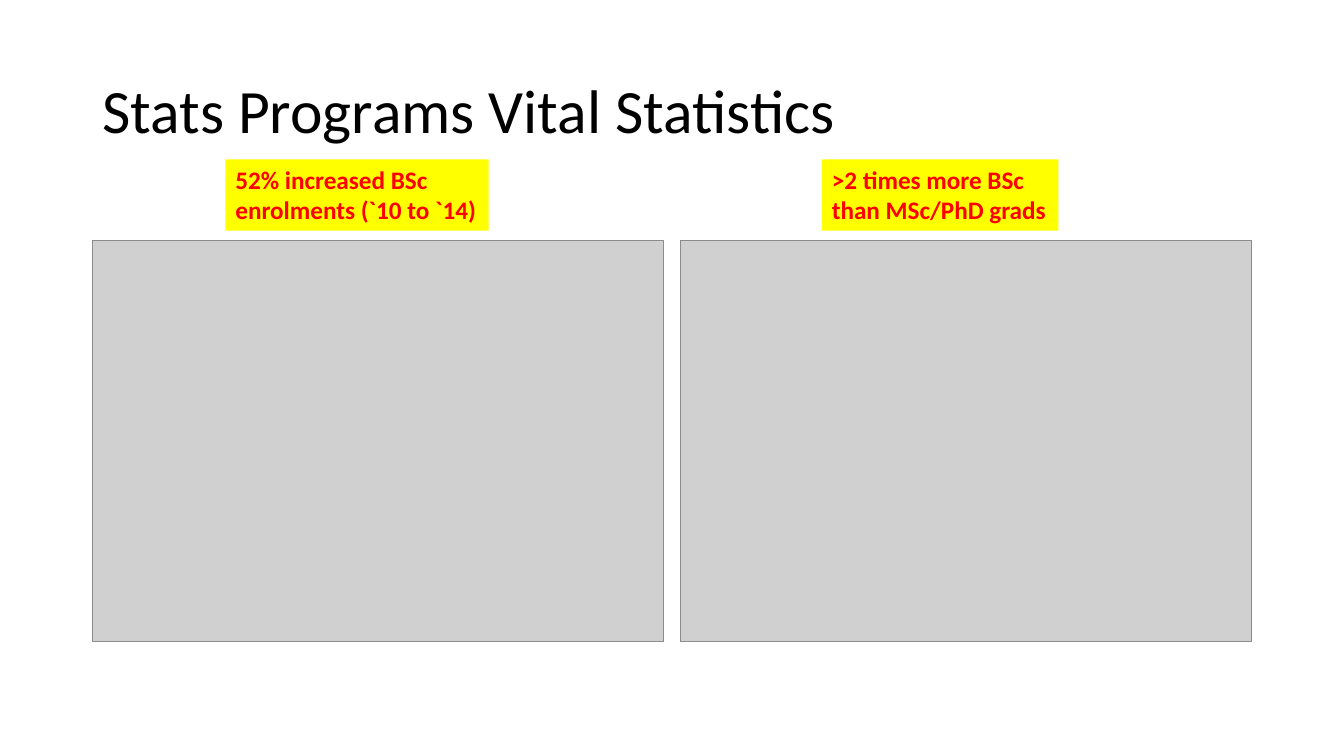
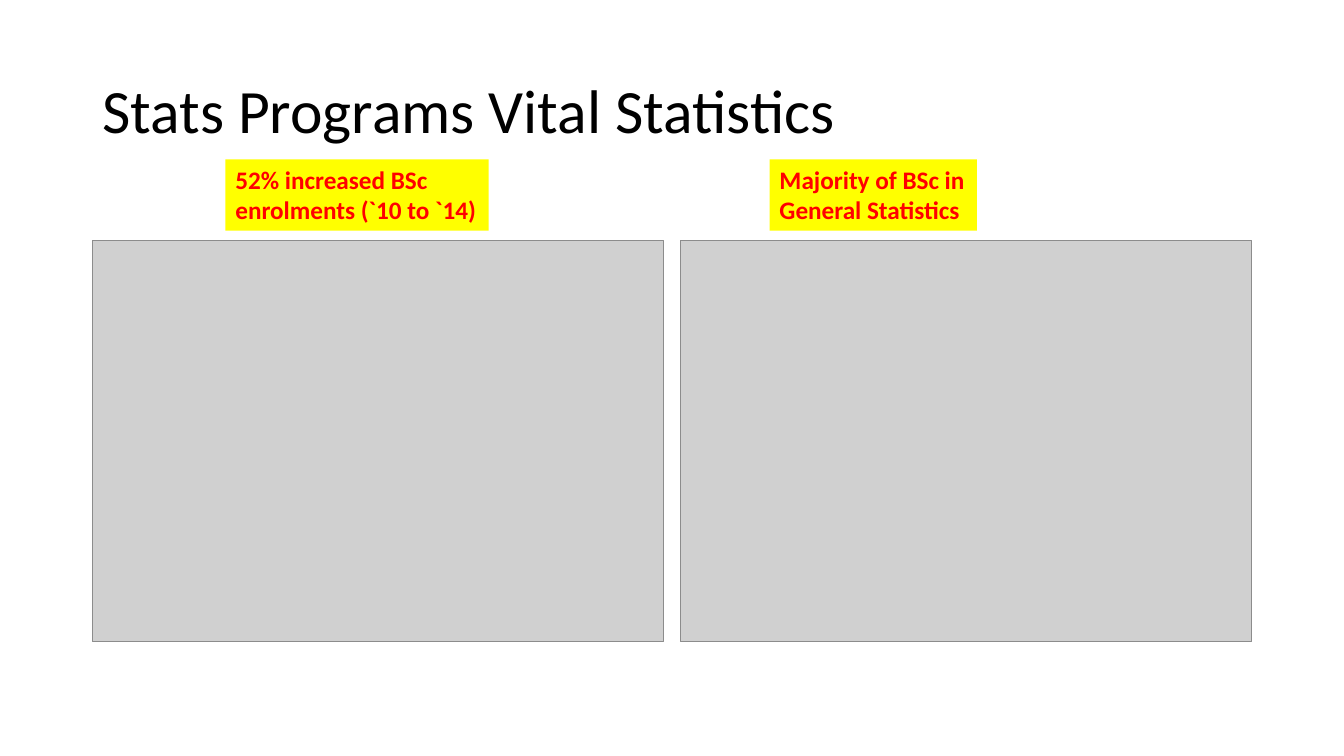
Before and after one commit to damouras/SoSC, a slide deck: slide 3 of Status fo Statistics Curricula.pptx. Drawn at 1344x756 pixels with LibreOffice and Linux fonts; fonts in the diff are those of the drawing; grey boxes stand for pictures. Boxes give left, top, right and bottom in pixels: in the first picture for what was removed or moved away, otherwise in the second. Text is boxed around its words. In the diff, an @@ line names an element or a change of style, - is before the commit and + after.

```diff
--- a/Status fo Statistics Curricula.pptx
+++ b/Status fo Statistics Curricula.pptx
@@ rectangle added at [769,159,977,231], fill #FFFF00, 18 pt, text #FF0000, bold @@
+Majority of BSc in
+General Statistics
@@ rectangle removed at [822,159,1059,231] @@
->2 times more BSc
-than MSc/PhD grads
```
Also in this commit, not shown: 6 other slides changed, 3 slides added, 2 slides removed, 7 other files.
